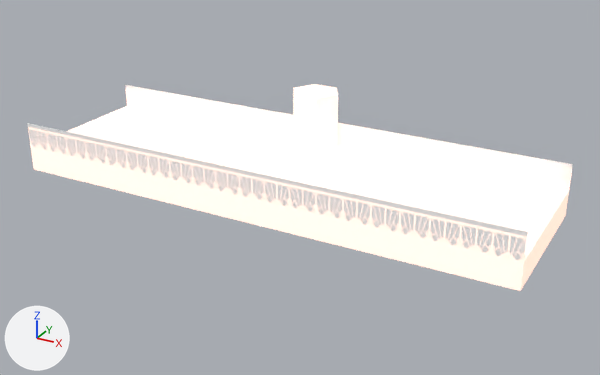
The glTF model Main Build/Art/3D/Baths.glb as it was, and as the next commit left it.
Both versions are drawn from a 50 mm camera at (14.75, -25.27, 12.0) aimed at (0.78, 0.13, -0.7). The lights are fixed; the arrows at lower left show +X, +Y and +Z. Where no turn or scale is listed for an object, it has been applied to the vertices. Vertices at the same position are counted once.
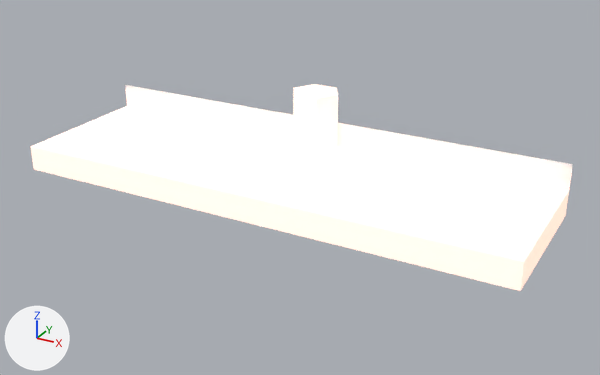
The newer file is also rescaled (x2.0), turned or shifted as a whole; pictures and numbers use the older file's frame.

Pixel boxes [x1, y1, x2, y2] of what changed, in the pictures (600 x 375 px):
'Cube', reshaped: before [27, 85, 573, 291]; after [31, 85, 573, 291]
part 1 of me_cube_002, deleted: before [27, 123, 528, 262]

The change, as a list of edits to the scene's bpy script:
```text
Change me_cube_002:
    used by ob_cube; location = (0.0, 0.0, 0.0)
    remove me_cube_002.from_pydata(...)  # 414 vertices, 816 faces; spans x -9.9..10.1, y -3.0..3.0, z -1.0..1.0
    add me_cube_002.from_pydata(...)  # 393 vertices, 776 faces; spans x -9.9..10.1, y -3.0..3.0, z -1.0..1.0
    me_cube_002 part 1
    21 vertices are removed from x -9.9..10.1, y -3.0, z 1.0
    40 faces are deleted
```
